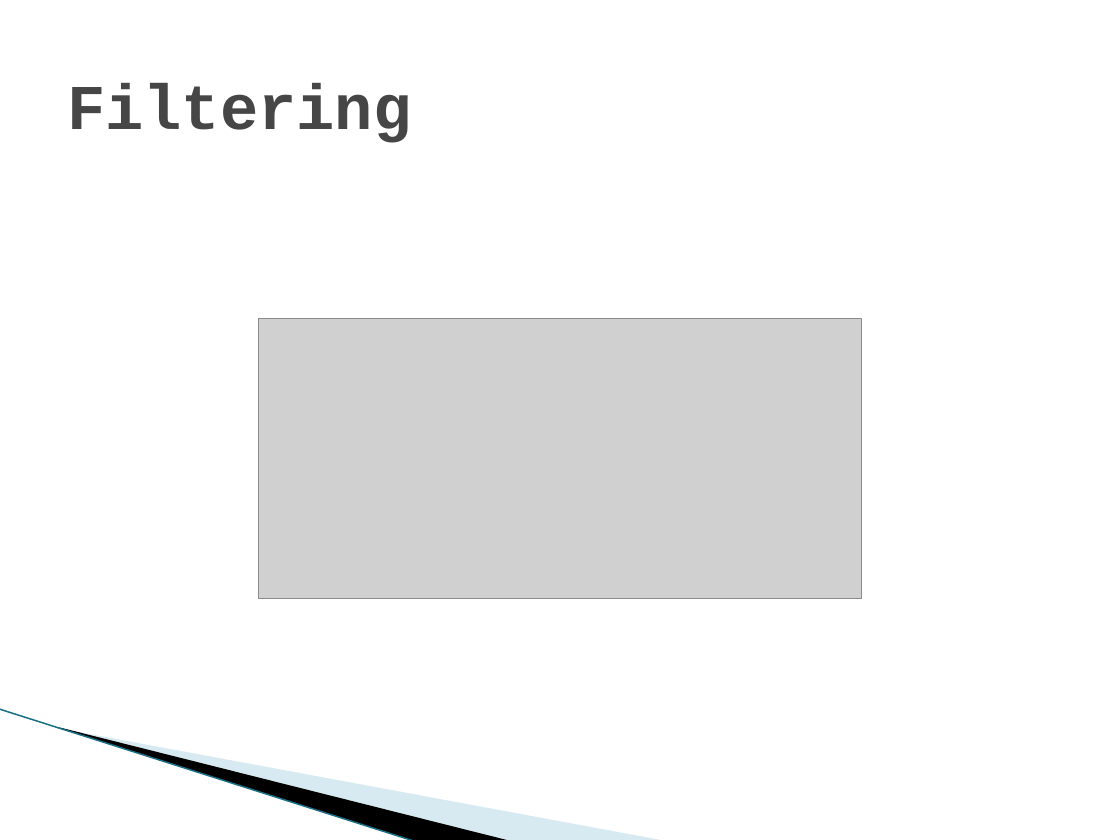
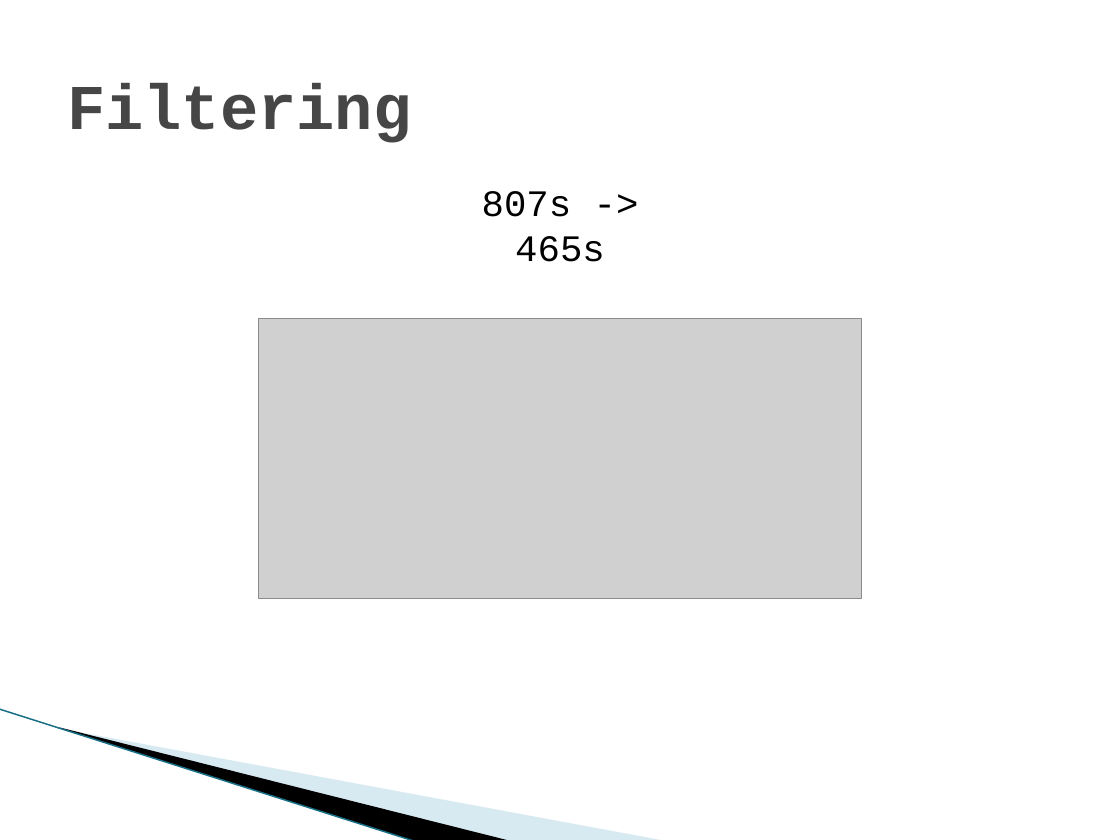
Before and after one commit to nz-Mark-Y/Object-Detection-SoC, a slide deck: slide 3 of documentation/Phase 3.pptx (slide 4 before the commit). Drawn at 1120x840 pixels with LibreOffice and Linux fonts; fonts in the diff are those of the drawing; grey boxes stand for pictures; background and template pictures are left out. Boxes give left, top, right and bottom in pixels: in the first picture for what was removed or moved away, otherwise in the second. Text is boxed around its words. In the diff, an @@ line names an element or a change of style, - is before the commit and + after.

```diff
--- a/documentation/Phase 3.pptx
+++ b/documentation/Phase 3.pptx
@@ text added at <box>482,191,605,262</box>, 24 pt, text #000000 @@
+807s -> 465s
```
Also in this commit, not shown: 6 other slides changed, 1 slide added, 2 slides removed.
